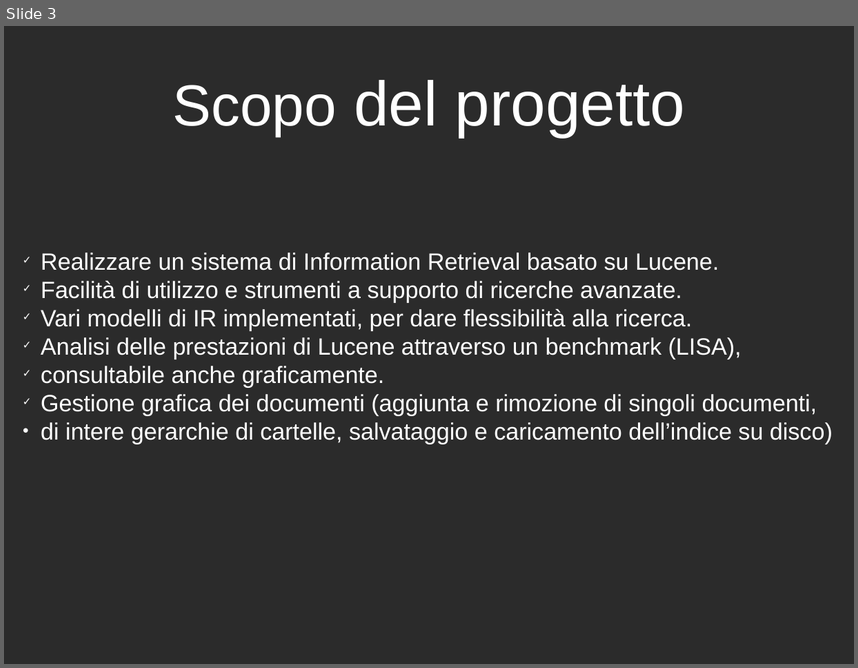
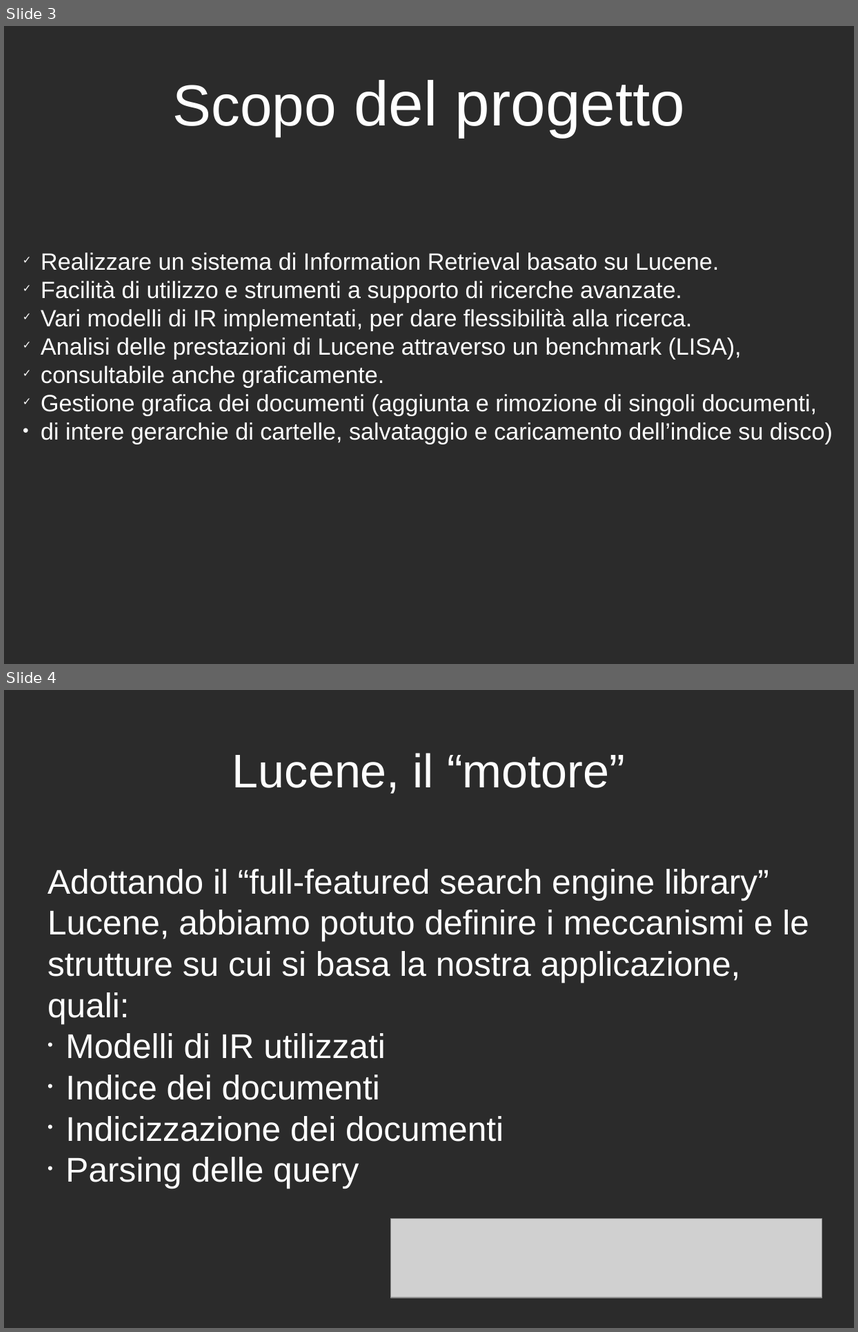
Before and after one commit to LucaGherardini/GAvI-Project, a slide deck: GAvI-Project/Presentation/presentazione.odp. Shown one above the other, each under a label of ours: slide 3 before the commit, slides 3 and 4 after it. The pictures are 858x668 and 858x1332 pixels, drawn with LibreOffice and Linux fonts; fonts in the diff are those of the drawing; grey boxes stand for pictures; background and template pictures are left out; a plain dark background stands for a picture behind light text. Boxes give left, top, right and bottom in pixels: in the first picture for what was removed or moved away, otherwise in the second. Text is boxed around its words. In the diff, an @@ line names an element or a change of style, - is before the commit and + after.

```diff
--- a/GAvI-Project/Presentation/presentazione.odp
+++ b/GAvI-Project/Presentation/presentazione.odp
@@ slide 4 added at (4, 690, 854, 1328), background picture (left out) @@
@@ title added at (232, 753, 625, 793), 44 pt, text #FFFFFF @@
+Lucene, il “motore”
@@ subtitle added at (47, 869, 809, 1188), 32 pt, text #FFFFFF @@
+Adottando il “full-featured search engine library” Lucene, abbiamo potuto definire i meccanismi e le strutture su cui si basa la nostra applicazione, quali:
+• Modelli di IR utilizzati
+• Indice dei documenti
+• Indicizzazione dei documenti
+• Parsing delle query
@@ picture added at (391, 1219, 822, 1297) @@
```
Also in this commit, not shown: 3 slides changed, 9 other slides added.
